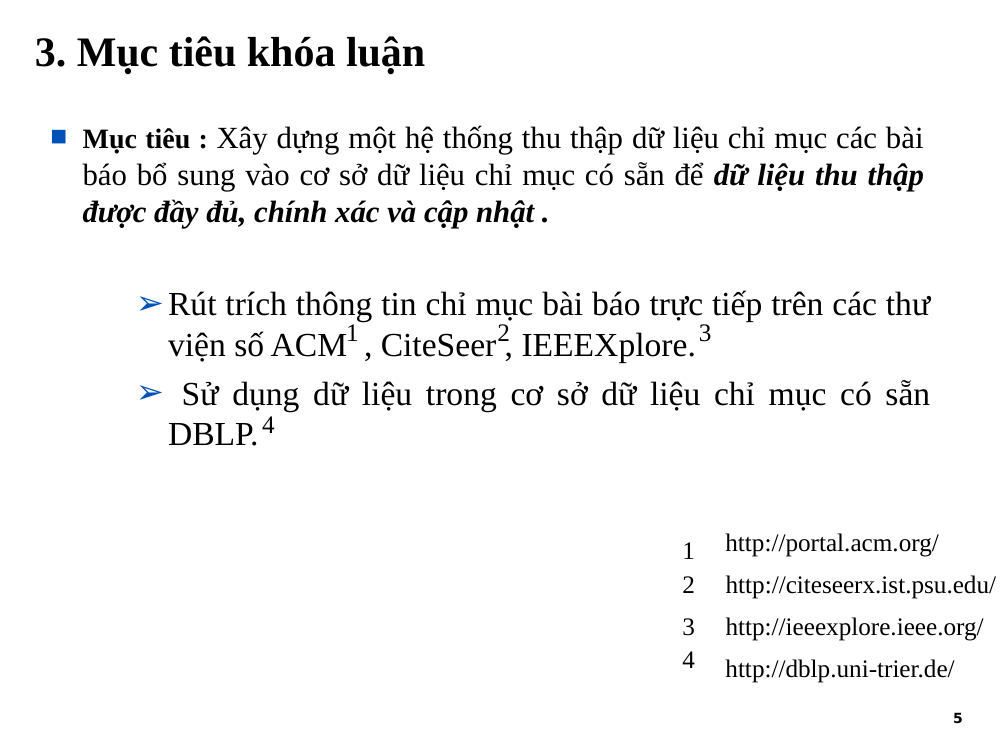
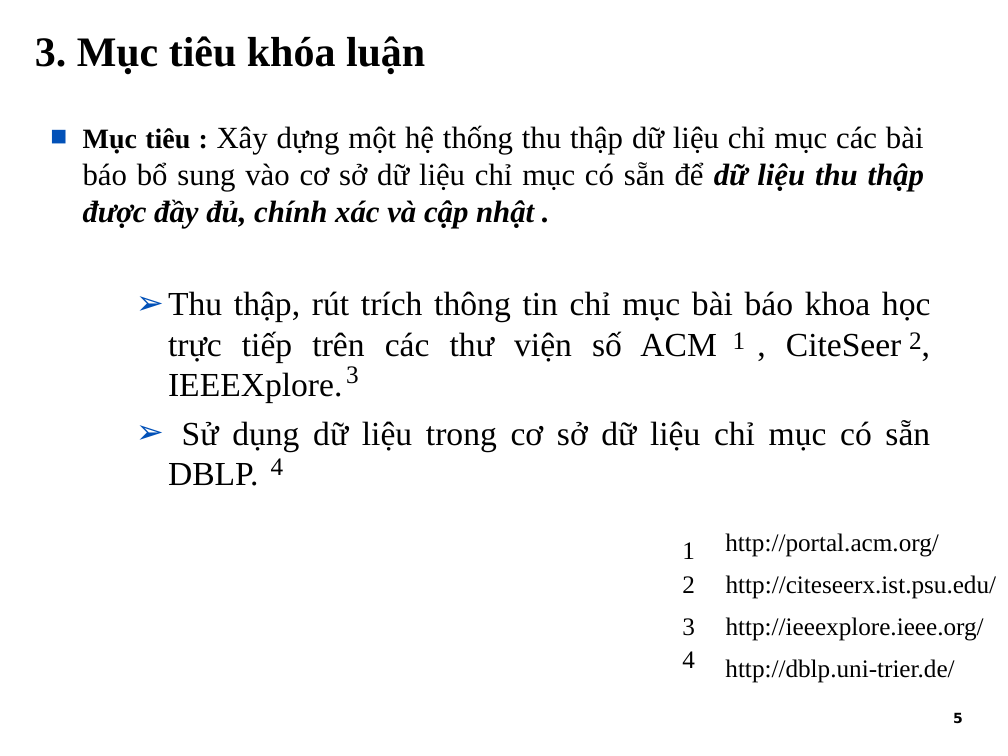
Before and after one commit to tiendv/detaitotnghiep, a slide deck: slide 6 of Report/Slide Baove/Final_slide.ppt. Drawn at 1008x756 pixels with LibreOffice and Linux fonts; fonts in the diff are those of the drawing; background and template pictures are left out. Boxes give left, top, right and bottom in pixels: in the first picture for what was removed or moved away, otherwise in the second. Text is boxed around its words. In the diff, an @@ line names an element or a change of style, - is before the commit and + after.

```diff
--- a/Report/Slide Baove/Final_slide.ppt
+++ b/Report/Slide Baove/Final_slide.ppt
@@ text at (x1=168, y1=291, x2=931, y2=403): text changed @@
-  ➢ Rút trích thông tin chỉ mục bài báo trực tiếp trên các thư viện số ACM , CiteSeer , IEEEXplore.
+  ➢ Thu thập, rút trích thông tin chỉ mục bài báo khoa học trực tiếp trên các thư viện số ACM , CiteSeer , IEEEXplore.
@@ text "1" moved from (x1=346, y1=321, x2=359, y2=341) to (x1=733, y1=332, x2=746, y2=349) @@
@@ text "2" moved from (x1=497, y1=324, x2=510, y2=341) to (x1=909, y1=332, x2=922, y2=349) @@
@@ text "3" moved from (x1=699, y1=324, x2=712, y2=342) to (x1=346, y1=366, x2=359, y2=384) @@
@@ text "4" moved from (x1=262, y1=416, x2=275, y2=433) to (x1=271, y1=458, x2=284, y2=475) @@
```
Also in this commit, not shown: 7 other slides changed.
